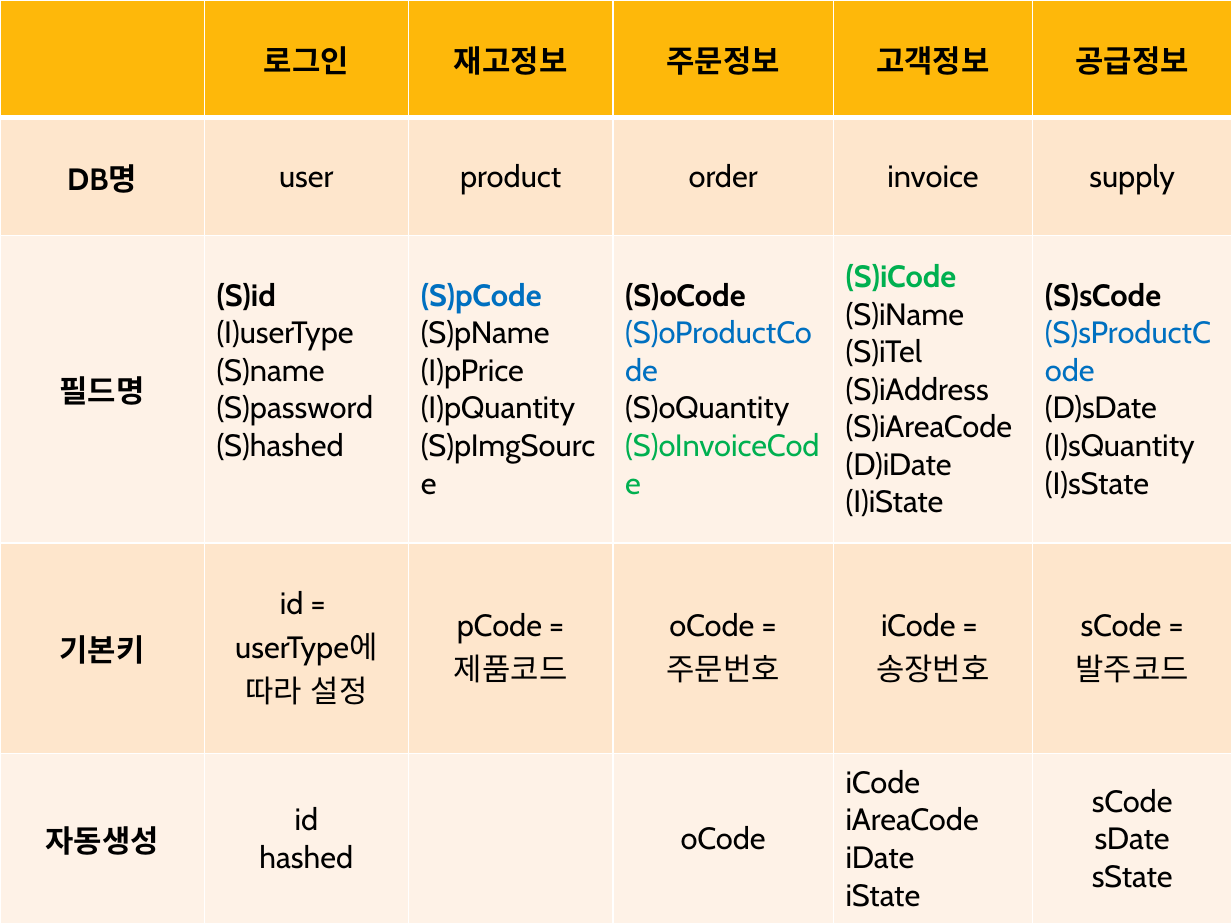
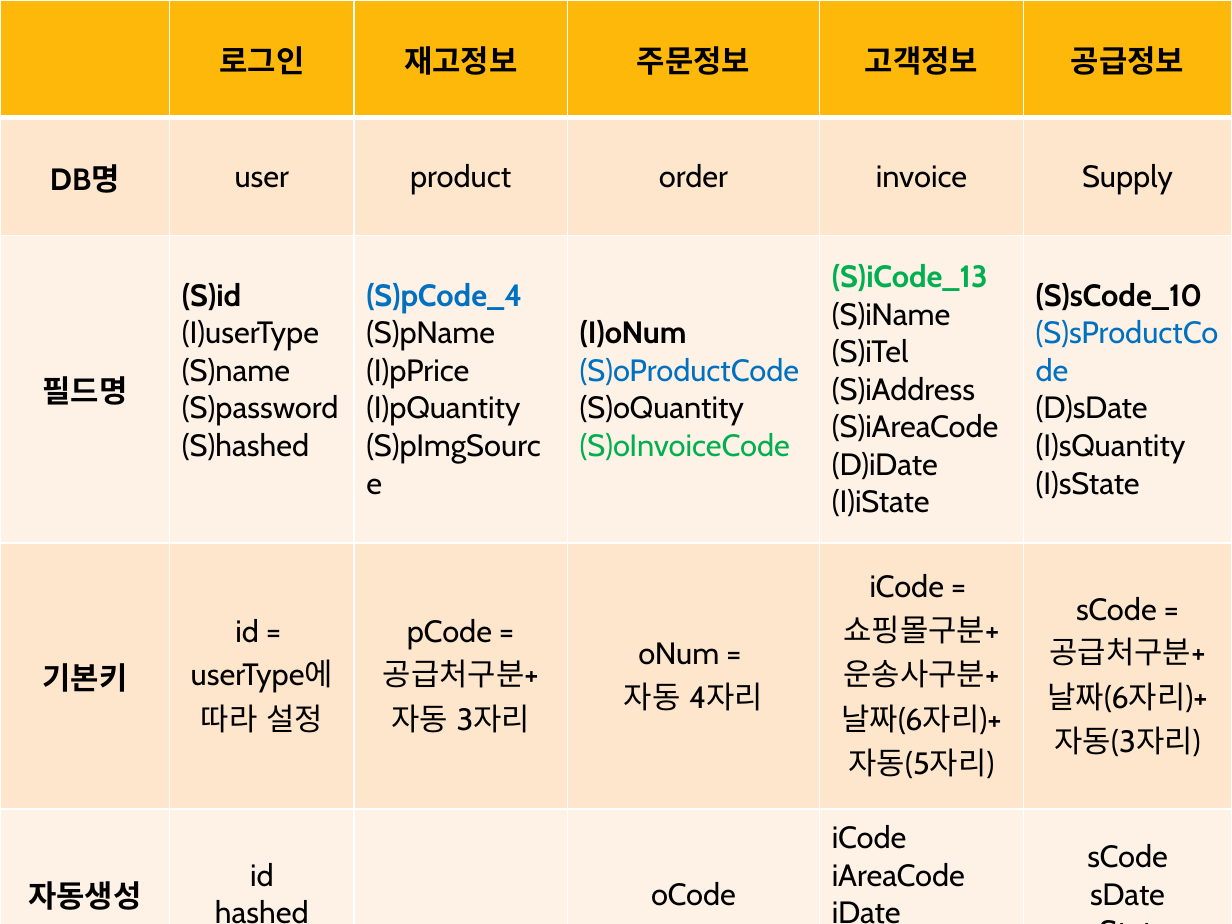
Before and after one commit to lx9203/fulfillmentBlue, a slide deck: slide 7 of BluePPT.pptx. Drawn at 1232x924 pixels with LibreOffice and Linux fonts; fonts in the diff are those of the drawing; background and template pictures are left out. Boxes give left, top, right and bottom in pixels: in the first picture for what was removed or moved away, otherwise in the second. Text is boxed around its words. In the diff, an @@ line names an element or a change of style, - is before the commit and + after.

```diff
--- a/BluePPT.pptx
+++ b/BluePPT.pptx
@@ table at [0, 0, 1232, 924] @@
-row 2, column 6: supply
+row 2, column 6: Supply
-row 3: 필드명 | (S)id / (I)userType / (S)name / (S)password (S)hashed | (S)pCode / (S)pName / (I)pPrice / (I)pQuantity / (S)pImgSource | (S)oCode / (S)oProductCode / (S)oQuantity / (S)oInvoiceCode | (S)iCode / (S)iName / (S)iTel / (S)iAddress / (S)iAreaCode / (D)iDate / (I)iState | (S)sCode / (S)sProductCode / (D)sDate / (I)sQuantity / (I)sState
+row 3: 필드명 | (S)id / (I)userType / (S)name / (S)password (S)hashed | (S)pCode_4 / (S)pName / (I)pPrice / (I)pQuantity / (S)pImgSource | (I)oNum / (S)oProductCode / (S)oQuantity / (S)oInvoiceCode | (S)iCode_13 / (S)iName / (S)iTel / (S)iAddress / (S)iAreaCode / (D)iDate / (I)iState | (S)sCode_10 / (S)sProductCode / (D)sDate / (I)sQuantity / (I)sState
-row 4: 기본키 | id = / userType에 따라 설정 | pCode = / 제품코드 | oCode = / 주문번호 | iCode = / 송장번호 | sCode = / 발주코드
+row 4: 기본키 | id = / userType에 따라 설정 | pCode = / 공급처구분+ / 자동 3자리 | oNum = / 자동 4자리 | iCode = / 쇼핑몰구분+ / 운송사구분+ / 날짜(6자리)+ / 자동(5자리) | sCode = / 공급처구분+ / 날짜(6자리)+ / 자동(3자리)
```
Also in this commit, not shown: 1 other slide changed, 1 other file.
